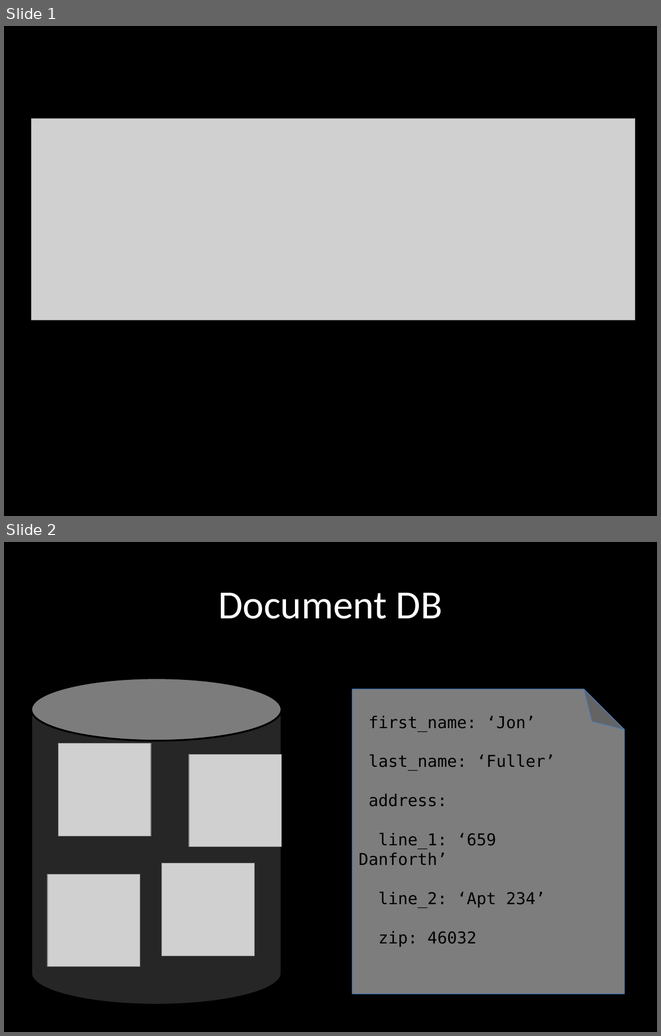
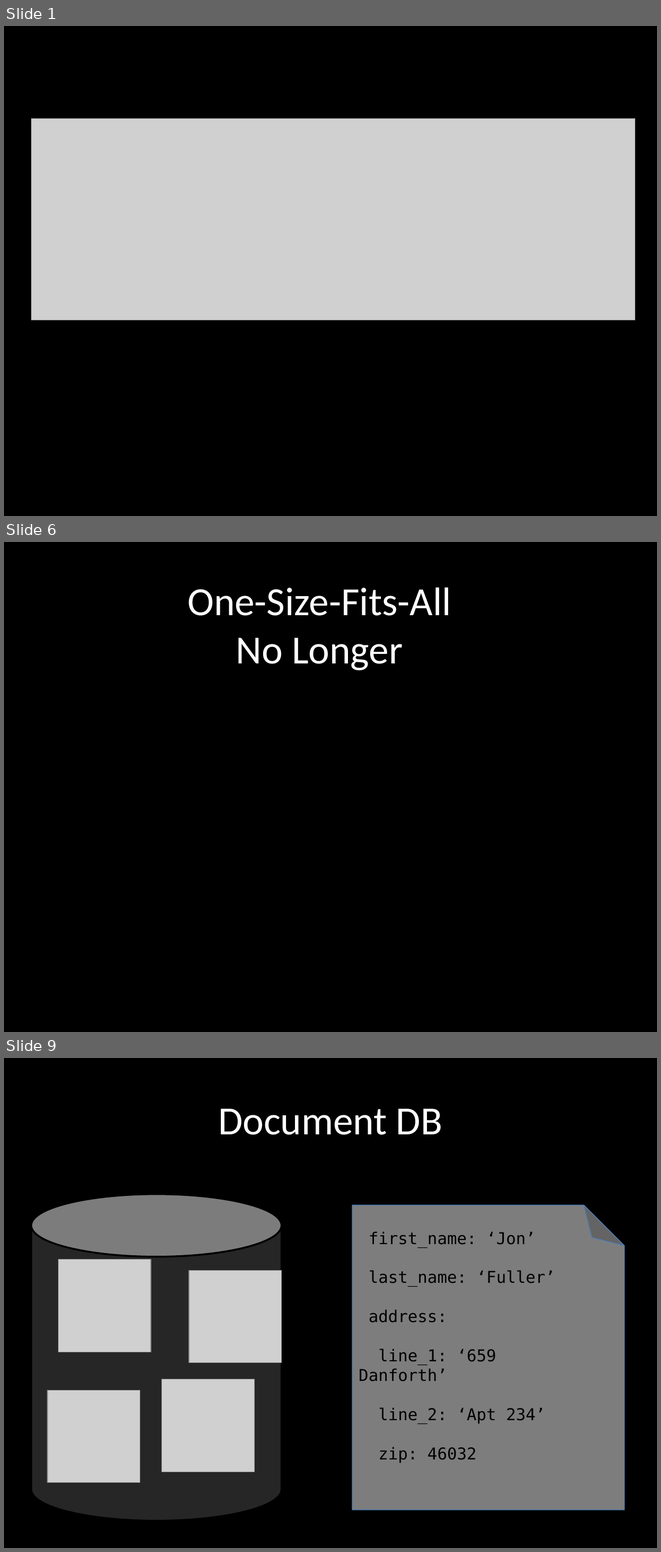
Before and after one commit to jonfuller/presentations, a slide deck: mongo/mongo.pptx. Shown one above the other, each under a label of ours: slides 1 and 2 before the commit, slides 1, 6 and 9 after it; the slides between them are not shown. The pictures are 661x1036 and 661x1552 pixels, drawn with LibreOffice and Linux fonts; fonts in the diff are those of the drawing; grey boxes stand for pictures; background and template pictures are left out. Boxes give left, top, right and bottom in pixels: in the first picture for what was removed or moved away, otherwise in the second. Text is boxed around its words. In the diff, an @@ line names an element or a change of style, - is before the commit and + after.

```diff
--- a/mongo/mongo.pptx
+++ b/mongo/mongo.pptx
@@ slide 6 added at <box>4,542,657,1032</box>, background picture (left out) @@
@@ text added at <box>187,587,451,670</box>, 44 pt, text #FFFFFF @@
+One-Size-Fits-All
+No Longer
@@ what was slide 2 is now slide 9 @@
```
Also in this commit, not shown: 6 slides changed, 10 other slides added.
